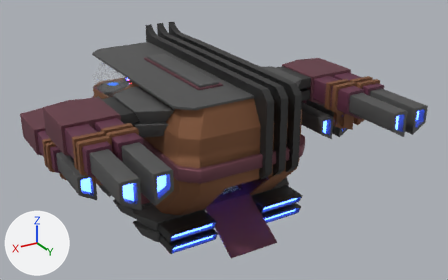
The FBX model A3DPIE/Assets/Assets/MeshesPrefabs/Ships/Kit Orel.fbx, before and after one commit.
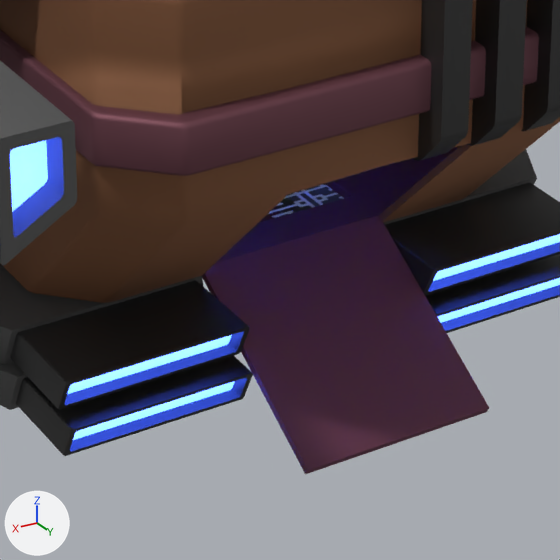
Each version is shown whole from a 50 mm camera at (13.14, 26.37, 15.33) aimed at (-0.81, 3.12, 3.7), then close up on the part from 34% to 66% of the width and 50% to 100% of the height. The lights are fixed; the arrows at lower left show +X, +Y and +Z. Vertices at the same position are counted once.

In view in the first close-up: 'Kit Orel', 'Kit Orel Door.001', 'TopBlasters2'.
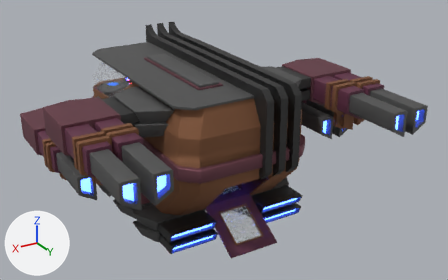
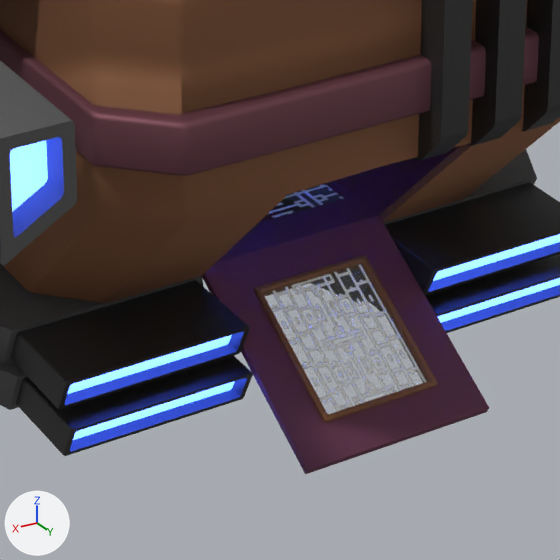
The change, as a list of edits to the scene's bpy script:
```text
Change me_plane_003:
    used by ob_kit_orel_door_001; location = (0.0, 4.8, 1.44)
    remove me_plane_003.from_pydata(...)  # 12 vertices, 10 faces; spans x -1.2..1.2, y -0.05..2.32, z -1.41..0.06
    add me_plane_003.from_pydata(...)  # 138 vertices, 141 faces; spans x -1.2..1.2, y -0.05..2.32, z -1.41..0.06
    me_plane_003 part 1: 126 vertices added at x -0.76..0.76, y 0.32..1.95, z -1.21..-0.14
    add me_plane_003.materials.append(mat_paint1)  # brown #885c3f
    add me_plane_003.materials.append(mat_glass)  # white #e7e7e7
    add me_plane_003.materials.append(mat_grill2)
```

Boxes (x1, y1, x2, y2) around the edits, measured in the close-ups (560 x 560 px):
part 1 of me_plane_003, added
    after: (205, 215, 489, 470)
